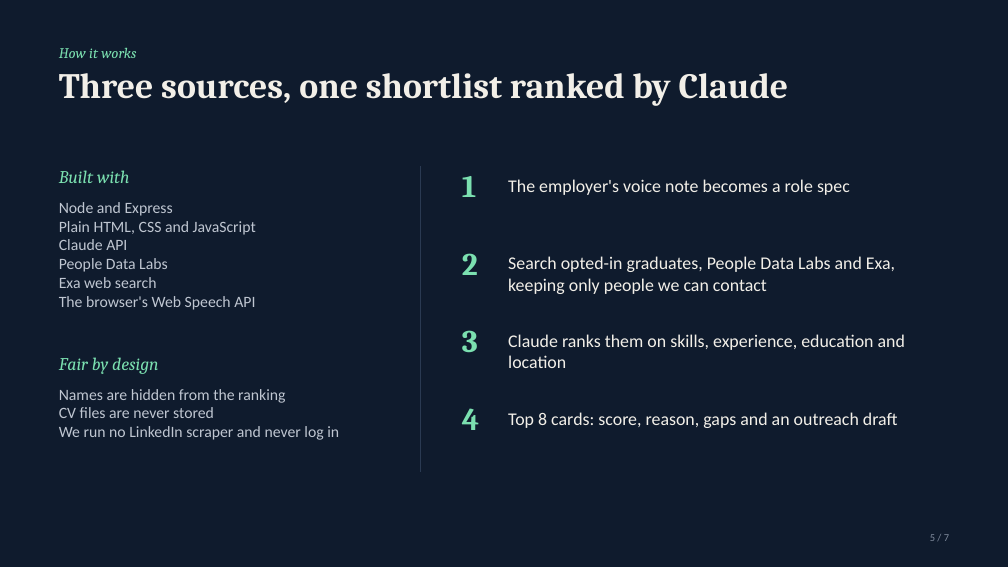
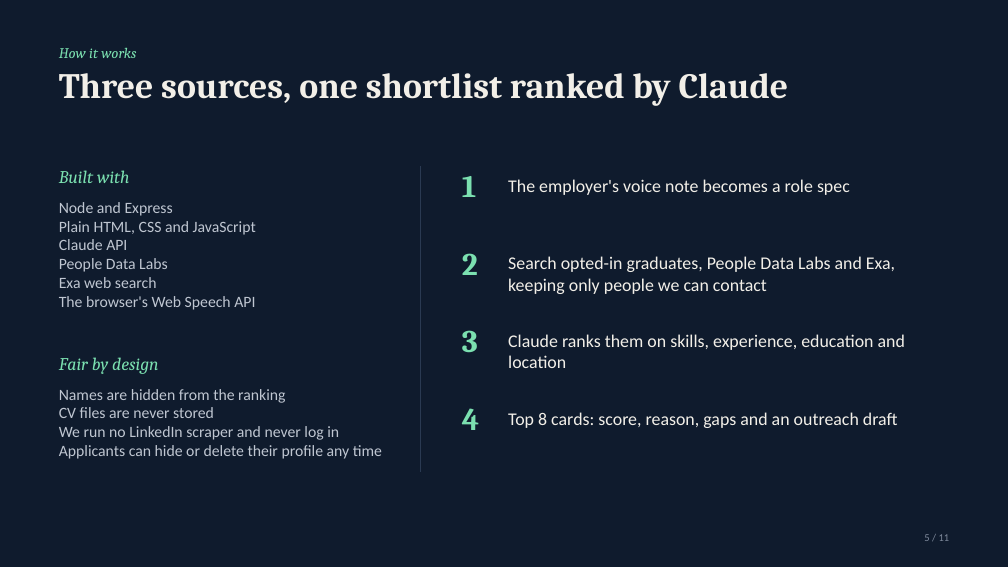
Before and after one commit to OP793/Table7, a slide deck: slide 5 of presentation/Table7-pitch-deck.pptx. Drawn at 1008x567 pixels with LibreOffice and Linux fonts; fonts in the diff are those of the drawing. Boxes give left, top, right and bottom in pixels: in the first picture for what was removed or moved away, otherwise in the second. Text is boxed around its words. In the diff, an @@ line names an element or a change of style, - is before the commit and + after.

```diff
--- a/presentation/Table7-pitch-deck.pptx
+++ b/presentation/Table7-pitch-deck.pptx
@@ text at [59, 445, 382, 459]: paragraph added @@
+Applicants can hide or delete their profile any time
@@ text at [924, 534, 950, 541]: text changed @@
-5 / 7
+5 / 11
```
Also in this commit, not shown: 6 other slides changed, 4 slides added.
